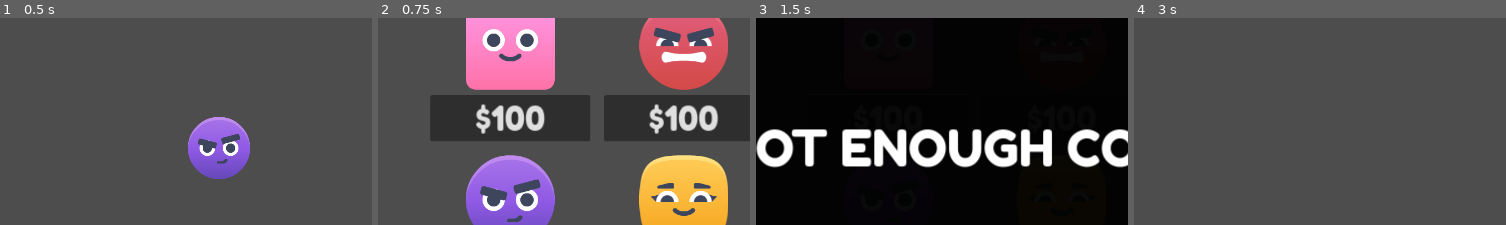
Above: before the commit, frames 1-4 (left to right).
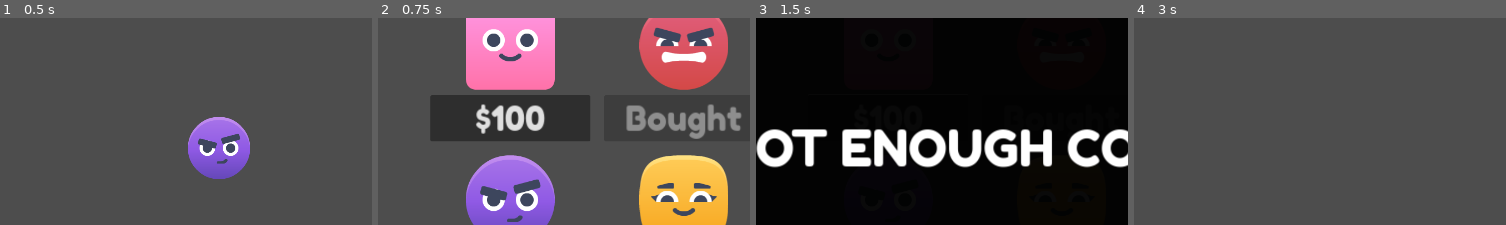
Above: after the commit, the same moments.

Repository: Abdulkader-Safi/in_game_currency_godot
Game: Godot game, scene res://Scenes/Main.tscn
Same seed, same stepped clock (60 frames per second), same inputs: the game is played once before the commit and once after it.
Inputs:
- Up to frame 1 (0.5 s): no input
- Up to frame 2 (0.75 s): click "Shop" at 0.5 s
- Up to frame 3 (1.5 s): click "$100" at 1.25 s
- Up to frame 4 (3 s): click "+" at 2 s; click "Shop" at 2.75 s
The pictures show only the part of the screen within x 24-74%, y 14-64%; the shares and areas given below are measured in that part.

Frame 1 is identical in both runs. In frame 2, 3.0% of the frame differs, in the area x 66-98%, y 41-59%; in frame 3, less than 0.1%; in frame 4, nothing differs.

Commit message:
Refactor ShopWindow to improve button update logic and enhance coin management

Diff:
--- a/Scenes/Main.tscn
+++ b/Scenes/Main.tscn
@@ -40,7 +40,6 @@
 [node name="ShopWindow" type="Window" parent="."]
 initial_position = 1
 size = Vector2i(1200, 600)
-visible = false
 script = ExtResource("4_ld387")
 
 [node name="CoinLabel" type="Label" parent="ShopWindow" groups=["BuyButton"]]
--- a/Scripts/Global/Global.gd
+++ b/Scripts/Global/Global.gd
@@ -26,7 +26,7 @@
   if !FileAccess.file_exists(path):
     return
 
-  var game_data: Dictionary = file.get_var()
+  var game_data: Variant = file.get_var()
   data = game_data['data']
   file.close()
 
--- a/Scripts/shop_window.gd
+++ b/Scripts/shop_window.gd
@@ -8,6 +8,10 @@
 	hide()
 
 	connect_signals()
+	update_button()
+
+	for item in Global.data['items']:
+		print(item, Global.data['items'][item])
 
 func connect_signals():
 	buy_buttons = get_tree().get_nodes_in_group("BuyButton")
@@ -20,13 +24,25 @@
 		var item_price: int = int(button.text.replace("$", ""))
 
 		if Global.data['coins'] >= item_price:
+			print(Global.data['items'][Global.data['items']])
 			Global.data['items'][Global.data['items'].keys()[button_index]] = true
 			Global.data['coins'] -= item_price
 			Global.data['selected_player_index'] = button_index
 			$CoinLabel.text = Global.get_coins_as_text()
-			Global.save_data()
 		else:
 			$NotEnoughCoins.show()
+
+	update_button()
+	Global.save_data()
+
+func update_button() -> void:
+	set_bought_button()
+
+func set_bought_button():
+	for i in range(Global.data['items'].size()):
+		if Global.data['items'].values()[i]:
+			buy_buttons[i].text = "Bought"
+			buy_buttons[i].disabled = true
 
 func _on_increase_coin_button_pressed():
 	Global.data["coins"] += 100
